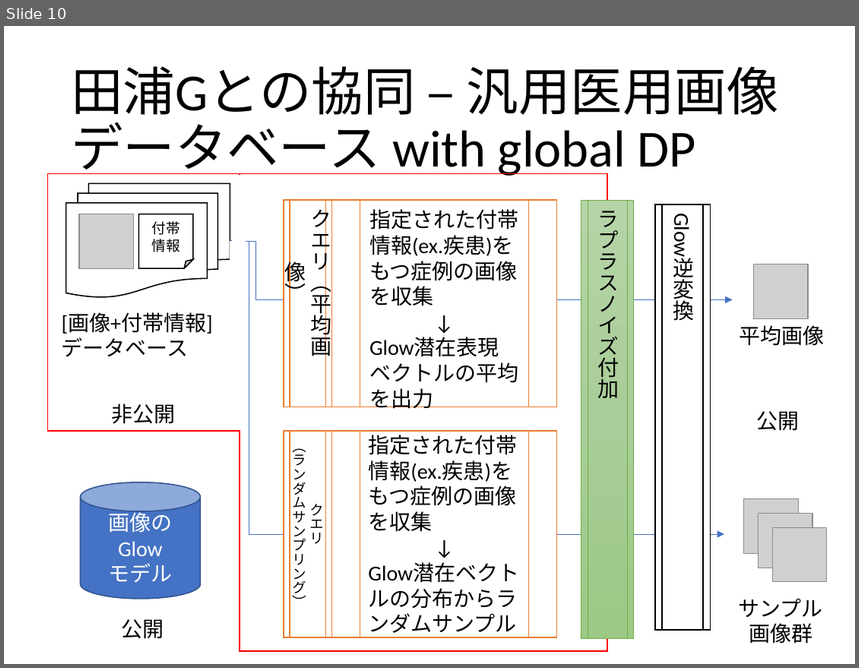
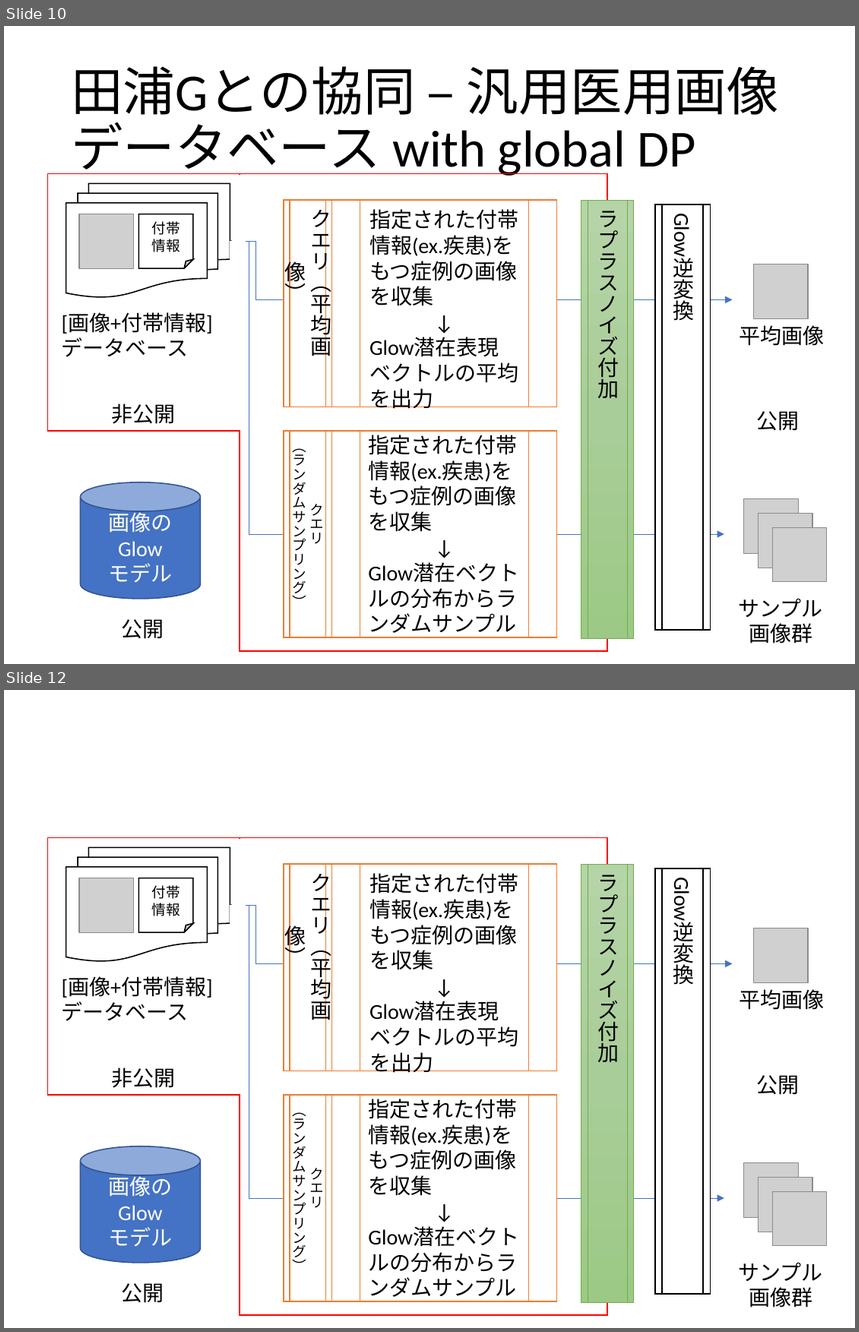
Before and after one commit to secure-privacy-project/secure-privacy-project.github.io, a slide deck: docs/img/220421研究計画(CREST)(MOD)3-花岡グループ.pptx. Shown one above the other, each under a label of ours: slide 10 before the commit, slides 10 and 12 after it; the slides between them are not shown. The pictures are 859x668 and 859x1332 pixels, drawn with LibreOffice and Linux fonts; fonts in the diff are those of the drawing; grey boxes stand for pictures. Boxes give left, top, right and bottom in pixels: in the first picture for what was removed or moved away, otherwise in the second. Text is boxed around its words. In the diff, an @@ line names an element or a change of style, - is before the commit and + after.

```diff
--- a/docs/img/220421研究計画(CREST)(MOD)3-花岡グループ.pptx
+++ b/docs/img/220421研究計画(CREST)(MOD)3-花岡グループ.pptx
@@ slide 12 added at <box>4,690,855,1328</box>, background #FFFFFF @@
@@ rectangle added at <box>48,838,240,1095</box>, fill #FFFFFF, outline #FF0000 1 pt, 18 pt, text #000000 @@
+非公開
@@ flow chart multidocument added at <box>66,847,230,961</box>, outline #000000 1 pt @@
@@ rectangle added at <box>232,840,250,904</box>, fill #FFFFFF, outline #FFFFFF 1 pt @@
@@ rectangle added at <box>240,838,607,1315</box>, outline #FF0000 1 pt @@
@@ flow chart predefined process added at <box>283,865,332,1072</box>, fill #FFFFFF, outline #ED7D31 1 pt, 18 pt, text #000000 @@
+クエリ（平均画像）
@@ flow chart predefined process added at <box>332,865,557,1072</box>, fill #FFFFFF, outline #ED7D31 1 pt @@
@@ flow chart predefined process added at <box>581,865,634,1303</box>, fill gradient #B5D5A7 to #AACE9A to #9CC987, outline #70AD47 0.5 pt, 18 pt, text #000000 @@
+ラプラスノイズ付加
@@ flow chart predefined process added at <box>655,869,709,1294</box>, fill #FFFFFF, outline #000000 1 pt, 18 pt, text #000000 @@
+Glow逆変換
@@ picture added at <box>79,878,133,932</box> @@
@@ folded corner added at <box>139,878,193,932</box>, fill #FFFFFF, outline #000000 1 pt, 12 pt, text #000000 @@
+付帯情報
@@ text added at <box>370,873,519,970</box>, 18 pt, text #000000 @@
+指定された付帯情報(ex.疾患)をもつ症例の画像を収集
+↓
+Glow潜在表現ベクトルの平均を出力
@@ elbow arrow added from (208, 905) to (733, 964), #4472C4 0.5 pt @@
@@ elbow arrow added from (230, 904) to (724, 1198), #4472C4 0.5 pt @@
@@ rectangle added at <box>230,906,245,1094</box>, fill #FFFFFF, outline #FFFFFF 1 pt @@
@@ picture added at <box>754,929,808,983</box> @@
@@ text added at <box>62,977,213,1021</box>, 18 pt, text #000000 @@
+[画像+付帯情報]データベース
@@ text added at <box>739,989,824,1010</box>, 18 pt, text #000000 @@
+平均画像
@@ text added at <box>756,1075,799,1095</box>, 18 pt, text #000000 @@
+公開
@@ flow chart predefined process added at <box>283,1095,332,1302</box>, fill #FFFFFF, outline #ED7D31 1 pt, 12 pt, text #000000 @@
+クエリ
+（ランダムサンプリング）
@@ flow chart predefined process added at <box>332,1095,557,1302</box>, fill #FFFFFF, outline #ED7D31 1 pt, 18 pt, text #000000 @@
+指定された付帯情報(ex.疾患)をもつ症例の画像を収集
+↓
+Glow潜在ベクトルの分布からランダムサンプル
@@ cylinder added at <box>81,1146,201,1263</box>, fill #4472C4, outline #325491 1 pt, 18 pt, text #FFFFFF @@
+画像のGlow
+モデル
@@ picture added at <box>743,1163,798,1217</box> @@
@@ picture added at <box>758,1178,813,1232</box> @@
@@ picture added at <box>772,1192,827,1246</box> @@
@@ text added at <box>739,1262,823,1308</box>, 18 pt, text #000000 @@
+サンプル画像群
@@ text added at <box>122,1284,164,1303</box>, 18 pt, text #000000 @@
+公開
```
Also in this commit, not shown: 1 other slide added, 2 other files.
